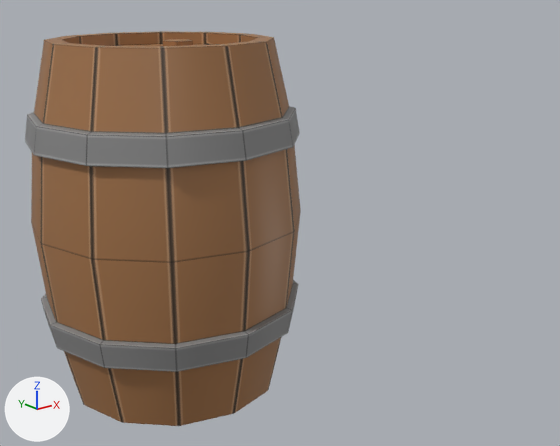
One commit to the Blender file Blender Files/Barrel.blend: the scene before it, then after it.
Camera for both pictures: a 50 mm lens placed at (-0.981, -1.686, 1.035), pointed at (0.399, 0.039, 0.345). The lights are fixed; the arrows at lower left show +X, +Y and +Z. Objects named as collision shapes, trigger or cutter boxes, shadow casters or lower levels of detail are left out.
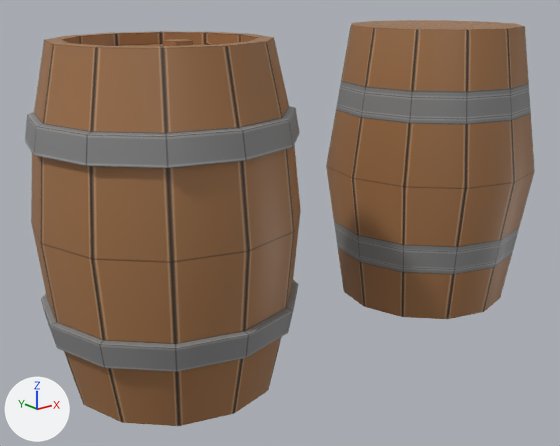
Pixel boxes [x1, y1, x2, y2] of what changed, in the pictures (560 x 446 px):
```json
{"object": "Barrel_LOD1", "change": "added", "after": [326, 20, 535, 319], "on screen": "brown"}
```

The change, as JSON lines over the scene's bpy script:
```json
{"op": "add", "block": "me_barrel_lod1", "code": ["me_barrel_lod1 = bpy.data.meshes.new('Barrel_LOD1')", "me_barrel_lod1.from_pydata(...)  # 36 vertices, 36 faces; spans x -0.346..0.346, y -0.346..0.346, z 0.0..0.9", "me_barrel_lod1.polygons.foreach_set('use_smooth', [True] * 36)", "me_barrel_lod1.materials.append(mat_material_001)  # picture img_barrel_albedo_png_001"]}
{"op": "add", "block": "ob_barrel_lod1", "code": ["ob_barrel_lod1 = bpy.data.objects.new('Barrel_LOD1', me_barrel_lod1)", "ob_barrel_lod1.location = (1.0, 0.0, 0.0)"]}
```
